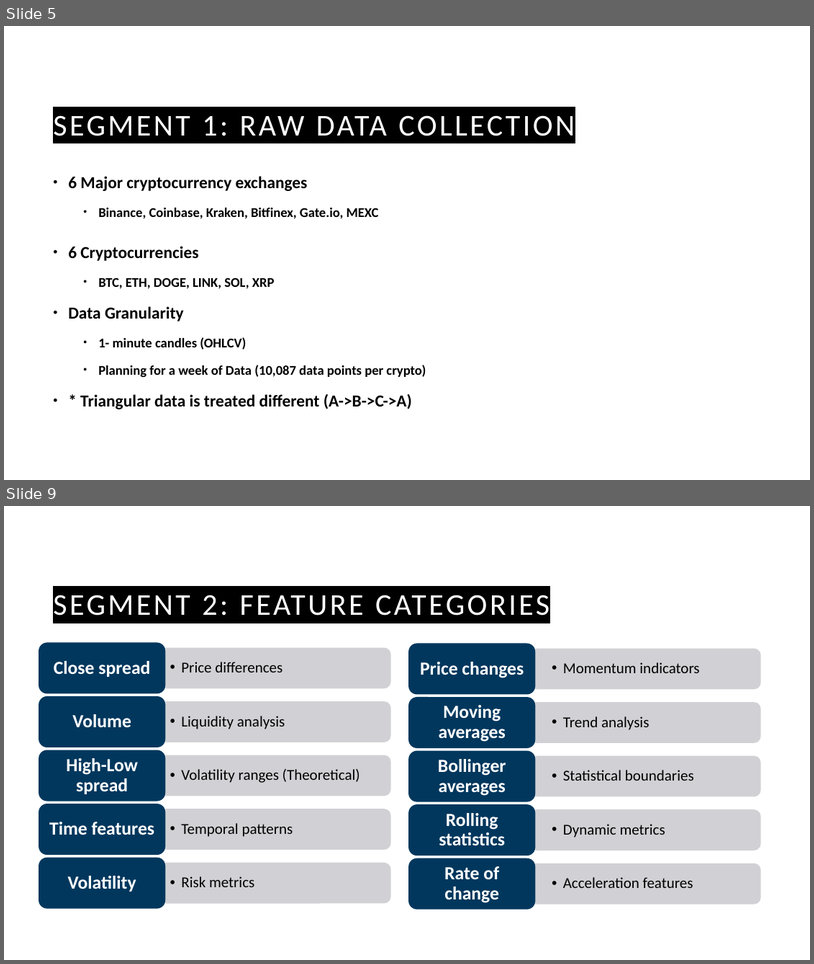
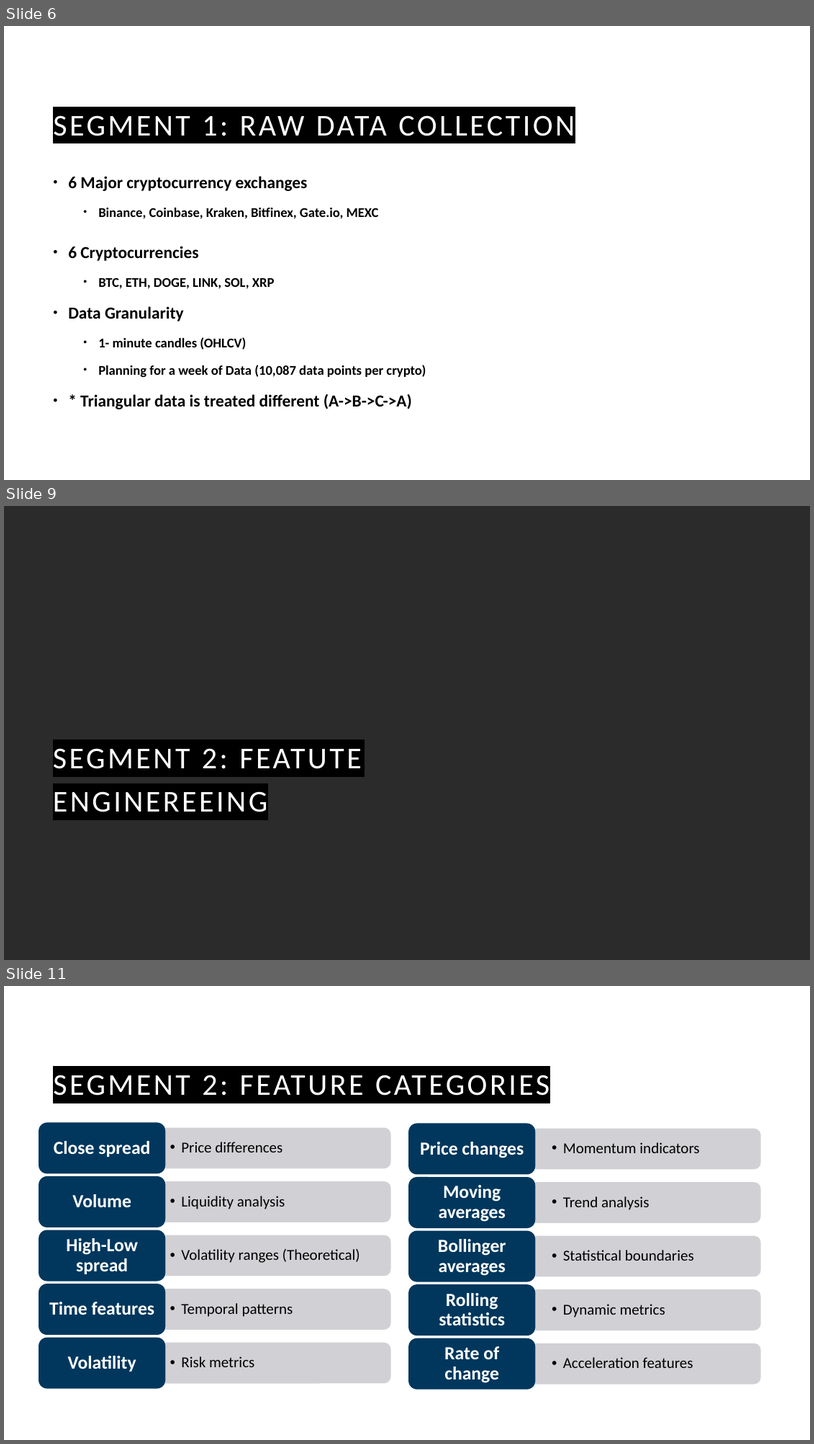
Before and after one commit to guyHarem/TAU_DS_Project, a slide deck: Presentations/Cryto Arbitrage P2.pptx. Shown one above the other, each under a label of ours: slides 5 and 9 before the commit, slides 6, 9 and 11 after it; the slides between them are not shown. The pictures are 814x964 and 814x1444 pixels, drawn with LibreOffice and Linux fonts; fonts in the diff are those of the drawing; background and template pictures are left out; a plain dark background stands for a picture behind light text. Boxes give left, top, right and bottom in pixels: in the first picture for what was removed or moved away, otherwise in the second. Text is boxed around its words. In the diff, an @@ line names an element or a change of style, - is before the commit and + after.

```diff
--- a/Presentations/Cryto Arbitrage P2.pptx
+++ b/Presentations/Cryto Arbitrage P2.pptx
@@ slide 9 added at box(4, 506, 810, 960), background picture (left out) @@
@@ title added at box(53, 748, 362, 812), 36 pt, text #FFFFFF @@
+SEGMENT 2: FEATUTE ENGINEREEING
@@ what was slide 5 is now slide 6 @@
@@ what was slide 9 is now slide 11 @@
```
Also in this commit, not shown: 7 slides changed, 2 other slides added, 1 other file.
